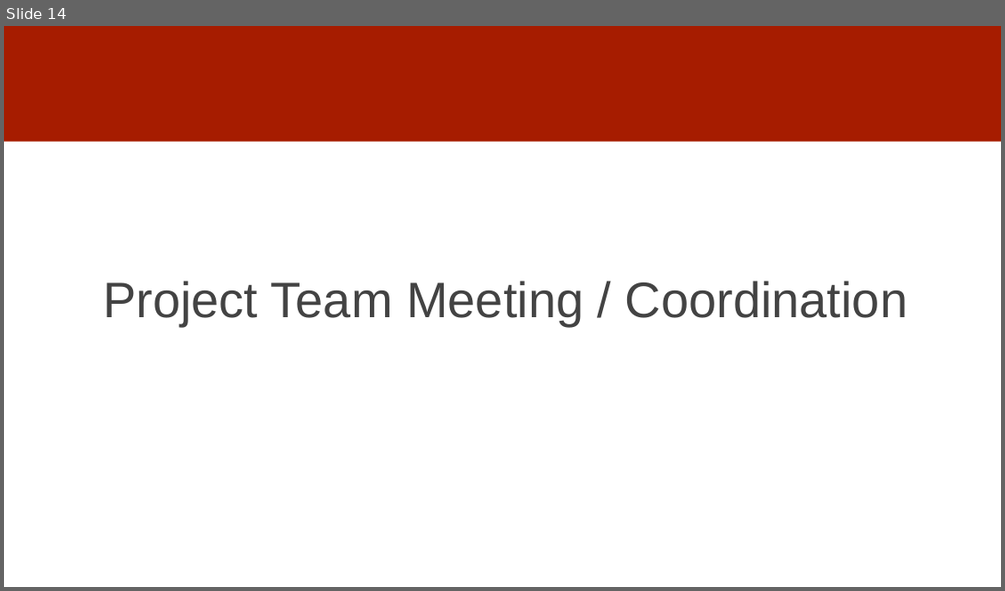
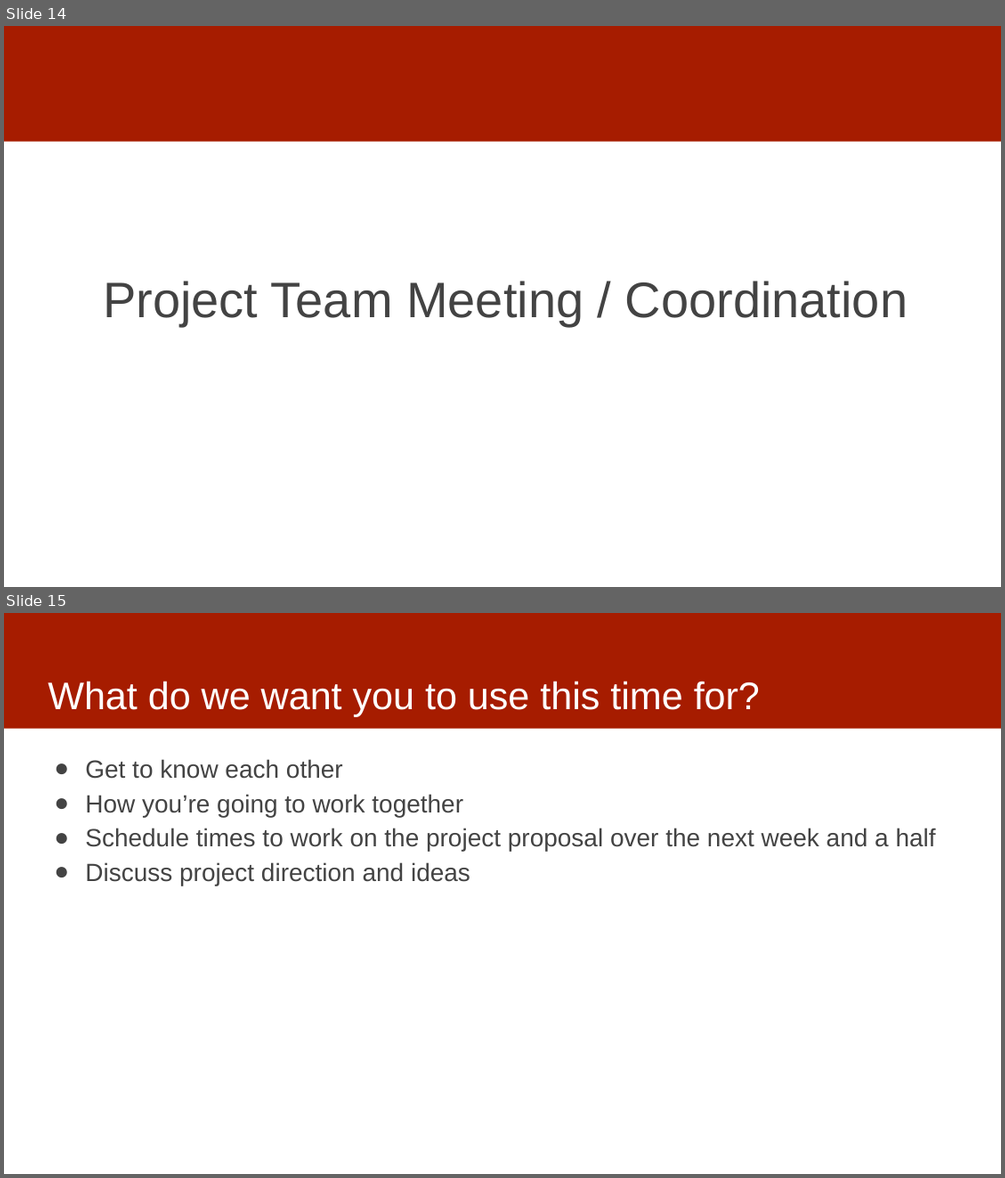
Before and after one commit to dssg/mlforpublicpolicylab, a slide deck: 03 - Data Exploration, Analytical Formulation, and Baselines/data-exploration.pptx. Shown one above the other, each under a label of ours: slide 14 before the commit, slides 14 and 15 after it. The pictures are 1005x591 and 1005x1178 pixels, drawn with LibreOffice and Linux fonts; fonts in the diff are those of the drawing. Boxes give left, top, right and bottom in pixels: in the first picture for what was removed or moved away, otherwise in the second. Text is boxed around its words. In the diff, an @@ line names an element or a change of style, - is before the commit and + after.

```diff
--- a/03 - Data Exploration, Analytical Formulation, and Baselines/data-exploration.pptx
+++ b/03 - Data Exploration, Analytical Formulation, and Baselines/data-exploration.pptx
@@ slide 15 added at bbox=[4, 613, 1001, 1174], background #FFFFFF; not listed: 1 template element that a slide beside it also shows @@
@@ title added at bbox=[48, 681, 760, 717], 37 pt, text #FFFFFF @@
+What do we want you to use this time for?
@@ text added at bbox=[85, 759, 936, 885], 24 pt, text #434343 @@
+● Get to know each other
+● How you’re going to work together
+● Schedule times to work on the project proposal over the next week and a half
+● Discuss project direction and ideas
```
Also in this commit, not shown: 1 slide changed.
